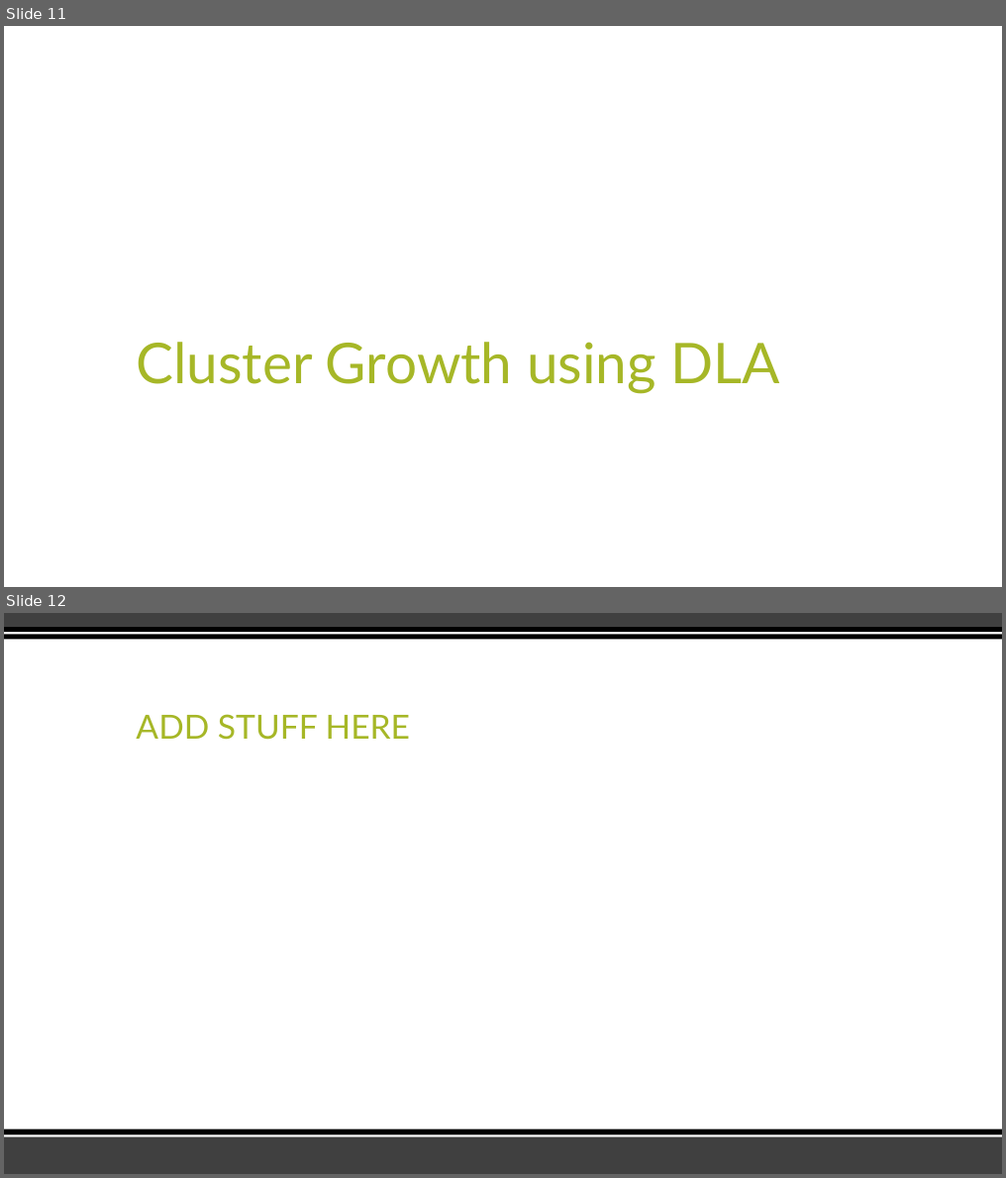
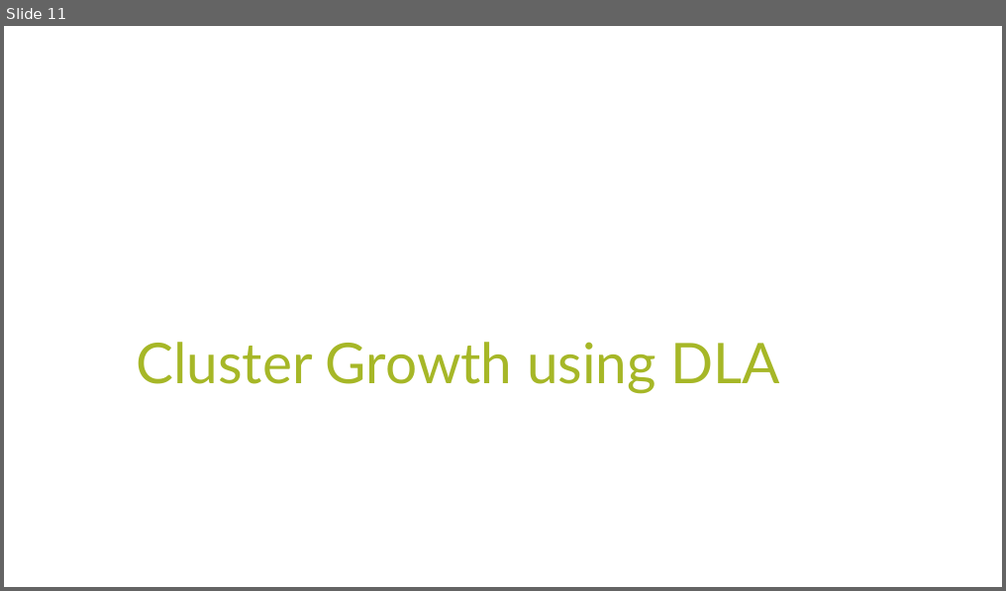
Before and after one commit to tahoeschrader/PHYS566_group4_project-1a_walk-diffusion-cluster, a slide deck: Presentation.pptx. Shown one above the other, each under a label of ours: slides 11 and 12 before the commit, slide 11 after it. The pictures are 1006x1178 and 1006x591 pixels, drawn with LibreOffice and Linux fonts; fonts in the diff are those of the drawing. Boxes give left, top, right and bottom in pixels: in the first picture for what was removed or moved away, otherwise in the second. Text is boxed around its words. In the diff, an @@ line names an element or a change of style, - is before the commit and + after.

```diff
--- a/Presentation.pptx
+++ b/Presentation.pptx
@@ slide 12 removed at (x1=4, y1=613, x2=1002, y2=1174), background #FFFFFF @@
@@ rectangle removed at (x1=4, y1=613, x2=1002, y2=627) @@
@@ rectangle removed at (x1=4, y1=627, x2=1002, y2=639) @@
@@ rectangle removed at (x1=4, y1=632, x2=1002, y2=634) @@
@@ title removed at (x1=136, y1=714, x2=410, y2=740) @@
-ADD STUFF HERE
@@ rectangle removed at (x1=4, y1=1137, x2=1002, y2=1174) @@
@@ rectangle removed at (x1=4, y1=1130, x2=1002, y2=1138) @@
@@ rectangle removed at (x1=4, y1=1136, x2=1002, y2=1138) @@
```
Also in this commit, not shown: 2 slides changed, 3 slides added, 1 other slide removed.
